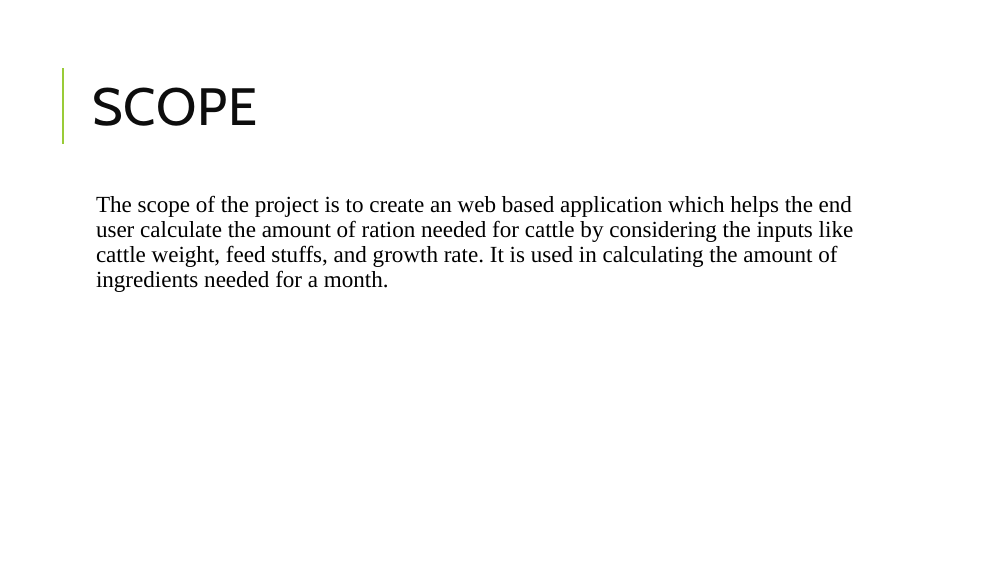
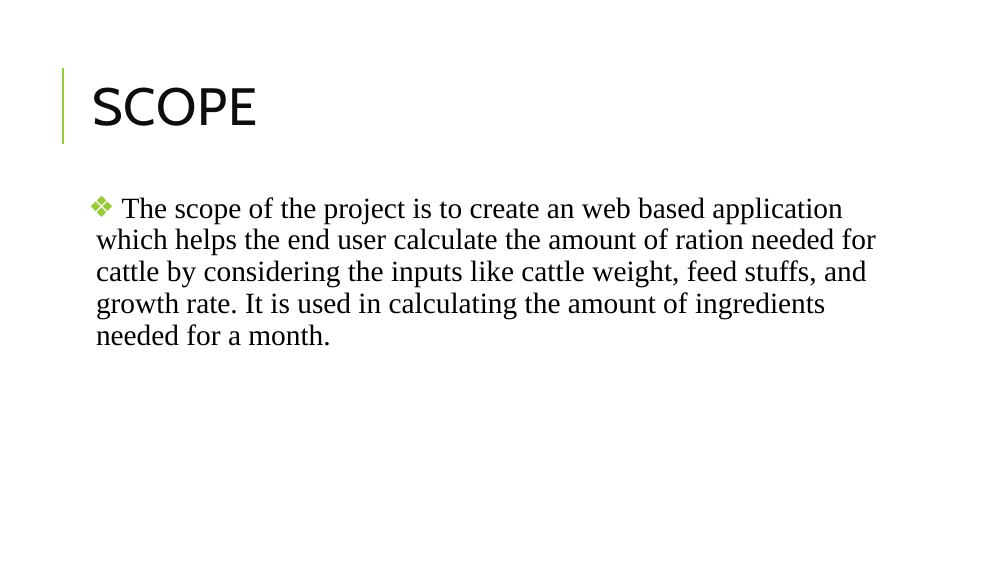
Before and after one commit to Satyavrath/rationbalancing, a slide deck: slide 4 of RationBalancing.pptx. Drawn at 1008x567 pixels with LibreOffice and Linux fonts; fonts in the diff are those of the drawing. Boxes give left, top, right and bottom in pixels: in the first picture for what was removed or moved away, otherwise in the second. Text is boxed around its words. In the diff, an @@ line names an element or a change of style, - is before the commit and + after.

```diff
--- a/RationBalancing.pptx
+++ b/RationBalancing.pptx
@@ text "The scope of the project ..." at <box>96,197,876,346</box>: size 22 to 28 pt; bullet   to ❖ @@
```
Also in this commit, not shown: 2 other slides changed.
